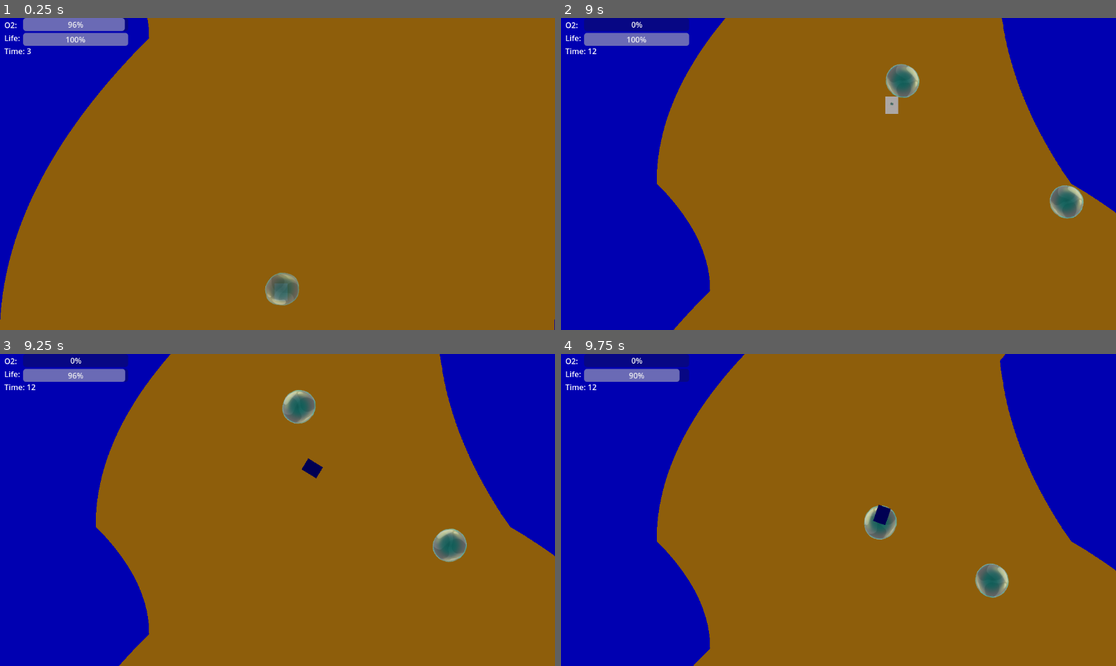
Above: before the commit, frames 1-4 (two rows, left to right).
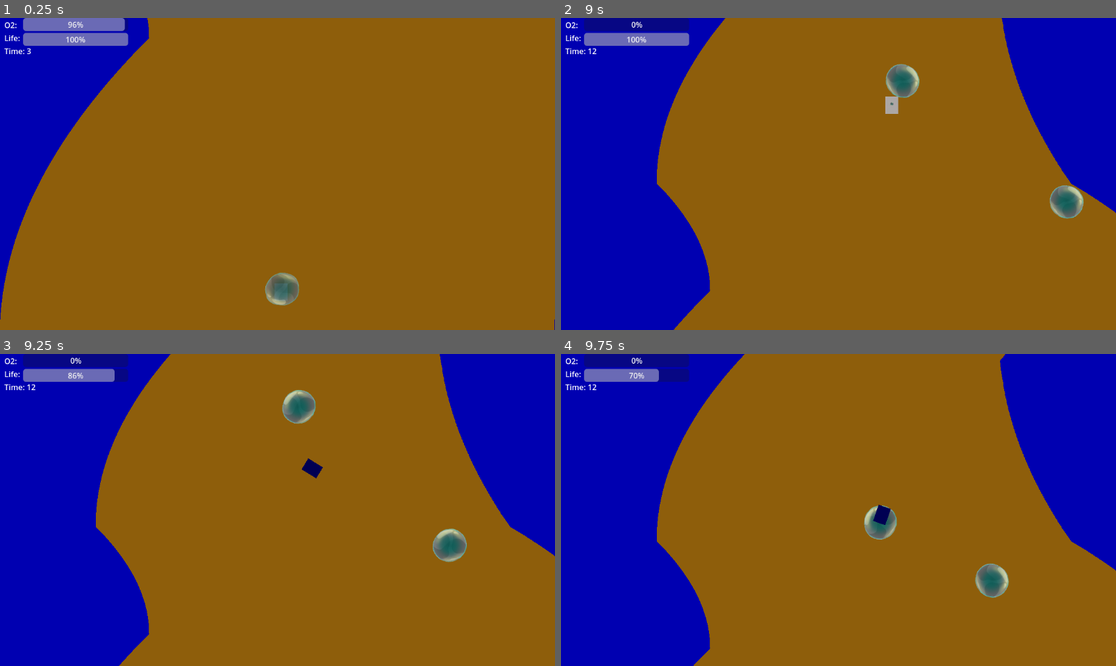
Above: after the commit, the same moments.

Repository: KnGod667/GGJ2025
Game: Godot game, scene res://scenes/main scene.tscn
Two runs of this game, one before a commit and one after it. Both use one fixed random seed, a clock stepped at 60 frames per second and the inputs below.
Inputs (mouse positions are in pixels of both pictures, inside the frame that each line leads up to):
- Up to frame 1 (0.25 s): no input
- Up to frame 2 (9 s): move the mouse to (960, 158) at 0.52 s; move the mouse to (727, 189) at 1.27 s; move the mouse to (894, 105) at 2.02 s; move the mouse to (810, 236) at 2.77 s; move the mouse to (1005, 220) at 3.52 s; move the mouse to (672, 127) at 4.27 s; move the mouse to (866, 174) at 5.02 s; move the mouse to (755, 96) at 5.77 s; move the mouse to (960, 158) at 6.52 s; move the mouse to (727, 189) at 7.27 s; move the mouse to (894, 105) at 8.02 s; move the mouse to (810, 236) at 8.77 s
- Up to frame 3 (9.25 s): no input
- Up to frame 4 (9.75 s): move the mouse to (1005, 556) at 9.52 s

Frames 1-2 are identical in both runs. In frame 3, less than 0.1% of the frame differs, in the area x 12-23%, y 4-9%; in frame 4, 0.2%, in the area x 12-22%, y 4-9%.

Commit message:
NOSE CAMBIOS hitbox y eso

Diff:
--- /dev/null
+++ b/scenes/HEALTH BOX, HIT BOX/health_box.tscn
@@ -0,0 +1,3 @@
+[gd_scene format=3 uid="uid://ivw4dgiph3u7"]
+
+[node name="health box" type="Area2D" groups=["HEALTH"]]
--- a/scenes/burbuja_player.tscn
+++ b/scenes/burbuja_player.tscn
@@ -115,3 +115,10 @@
 libraries = {
 "": SubResource("AnimationLibrary_nu4wh")
 }
+
+[node name="Area2D" type="Area2D" parent="." groups=["BURBUJA"]]
+
+[node name="CollisionShape2D" type="CollisionShape2D" parent="Area2D"]
+position = Vector2(4, -2)
+scale = Vector2(3.52015, 3.52015)
+shape = SubResource("CircleShape2D_0ug4c")
--- a/scenes/mobs/o2_burbuja.tscn
+++ b/scenes/mobs/o2_burbuja.tscn
@@ -9,8 +9,8 @@
 
 [node name="o2_burbuja" type="RigidBody2D"]
 position = Vector2(1, 3)
-mass = 0.2
-gravity_scale = -0.5
+mass = 0.1
+gravity_scale = -0.1
 script = ExtResource("1_76j5c")
 
 [node name="Sprite2D" type="Sprite2D" parent="."]
@@ -22,9 +22,9 @@
 scale = Vector2(2.39355, 2.39355)
 shape = SubResource("CircleShape2D_ari5y")
 
-[node name="Area2D" type="Area2D" parent="."]
+[node name="Aumentar vida" type="Area2D" parent="."]
 
-[node name="CollisionShape2D" type="CollisionShape2D" parent="Area2D"]
+[node name="CollisionShape2D" type="CollisionShape2D" parent="Aumentar vida"]
 scale = Vector2(2.43591, 2.43591)
 shape = SubResource("CircleShape2D_hjn7h")
 
@@ -33,6 +33,6 @@
 one_shot = true
 autostart = true
 
-[connection signal="area_entered" from="Area2D" to="." method="_on_area_2d_area_entered"]
-[connection signal="body_entered" from="Area2D" to="." method="_on_area_2d_body_entered"]
+[connection signal="area_entered" from="Aumentar vida" to="." method="_on_area_2d_area_entered"]
+[connection signal="body_entered" from="Aumentar vida" to="." method="_on_area_2d_body_entered"]
 [connection signal="timeout" from="Timer" to="." method="_on_timer_timeout"]
--- a/scenes/mobs/sprite.tscn
+++ b/scenes/mobs/sprite.tscn
@@ -88,7 +88,7 @@
 [node name="AnimatedSprite2D" type="AnimatedSprite2D" parent="."]
 sprite_frames = SubResource("SpriteFrames_8hyw0")
 
-[node name="Area2D" type="Area2D" parent="AnimatedSprite2D"]
+[node name="Area2D" type="Area2D" parent="AnimatedSprite2D" groups=["enemy"]]
 
 [node name="CollisionShape2D" type="CollisionShape2D" parent="AnimatedSprite2D/Area2D"]
 shape = SubResource("RectangleShape2D_3cbhf")
--- a/scenes/personaje.tscn
+++ b/scenes/personaje.tscn
@@ -8,7 +8,9 @@
 radius = 8.47512
 height = 29.3804
 
-[node name="Personaje" type="CharacterBody2D"]
+[sub_resource type="CapsuleShape2D" id="CapsuleShape2D_vh8c5"]
+
+[node name="Personaje" type="CharacterBody2D" groups=["PLAYER"]]
 collision_layer = 2
 collision_mask = 2
 script = ExtResource("1_0ib0y")
@@ -32,4 +34,11 @@
 [node name="Timer" type="Timer" parent="."]
 wait_time = 0.5
 
+[node name="Area2D" type="Area2D" parent="." groups=["PLAYER"]]
+
+[node name="CollisionShape2D" type="CollisionShape2D" parent="Area2D"]
+scale = Vector2(1.58912, 1.59257)
+shape = SubResource("CapsuleShape2D_vh8c5")
+
 [connection signal="timeout" from="Timer" to="." method="_on_timer_timeout"]
+[connection signal="area_entered" from="Area2D" to="." method="_on_area_2d_area_entered"]
--- a/scripts/burbuja_player.gd
+++ b/scripts/burbuja_player.gd
@@ -34,8 +34,14 @@
 
 func hit_(): # Explotar la burbuja???
 	alive = false
+	Ui.o2 = 0
 	hide()
 	emit_signal("bubble_alive_state_changed",alive)
 
 func aumentar_o2(tamanho: float):
-	Ui.o2 += tamanho
+	if Ui.o2 + tamanho < 1:
+		Ui.o2 += tamanho
+	else:
+		Ui.o2 = tamanho
+	alive = true
+	show()
--- a/scripts/mobs/o2_burbuja.gd
+++ b/scripts/mobs/o2_burbuja.gd
@@ -15,12 +15,19 @@
 
 
 func _on_area_2d_area_entered(area: Area2D) -> void:
-	pass # hit_ funcion
 
+	if area.is_in_group("BURBUJA"):
+		area.get_parent().aumentar_o2(randf_range(0.5,0.7))
+
+
+	if area.is_in_group("PLAYER"):
+		# >>>>> ANIMACION ABSORCION <<<<<
+		area.get_parent().aumentar_burbuja(randf_range(0.6, 1))
+		delete_()
+
+	if area.is_in_group("enemy"):
+		# >>>>> ANIMACION DE EXPLOTAR <<<<<
+		delete_()
 
 func _on_timer_timeout() -> void:
 	delete_()
-
-
-func _on_area_2d_body_entered(body: Node2D) -> void:
-	pass # Replace with function body.
--- a/scripts/personaje.gd
+++ b/scripts/personaje.gd
@@ -24,3 +24,19 @@
 func dead():
 	pass
 	#queue_free() # Fin del Juego
+
+func hit_():
+	Ui.vida -= 10
+	if Ui.vida <= 0:
+		dead()
+
+func aumentar_burbuja(tamanho:float):
+
+	$Burbuja_player.aumentar_o2(tamanho)
+
+
+func _on_area_2d_area_entered(area: Area2D) -> void:
+	if area.is_in_group("enemy") and !$Burbuja_player.alive:
+		hit_()
+	if area.is_in_group("enemy") and $Burbuja_player.alive:
+		$Burbuja_player.hit_()
Not shown: 1 places in scenes/personaje.tscn that only renumber resources
